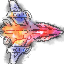
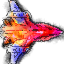
Before/after of a w=64, h=64 layered artwork. What changed in the layer stack:
painted on "playerShip.png copy #2" over [0, 0, 64, 64]
painted on "playerShip.png" over [0, 0, 64, 64]
